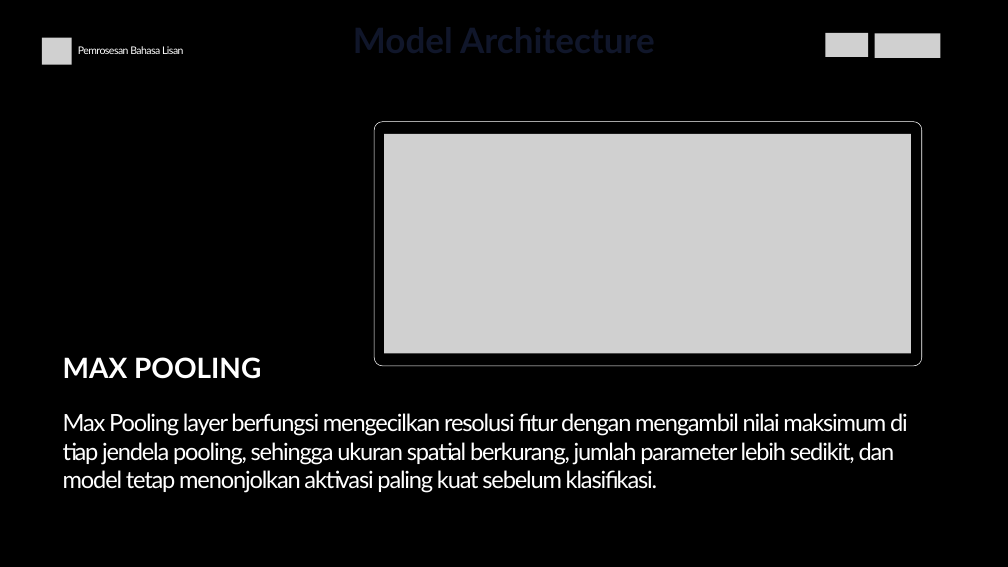
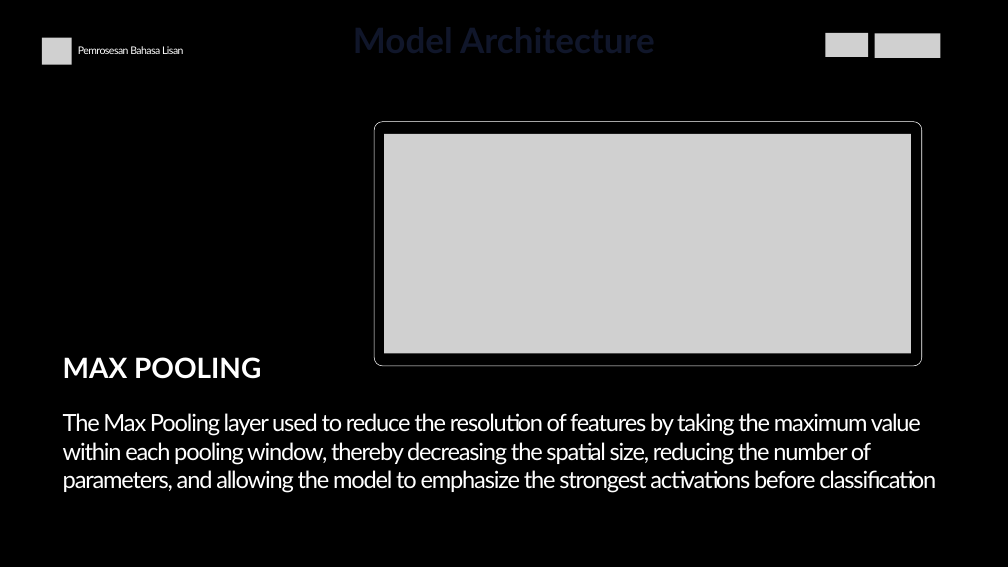
Before and after one commit to dhekmass12/mass-shooting-detector, a slide deck: slide 12 of Mass Shooting Detector.pptx. Drawn at 1008x567 pixels with LibreOffice and Linux fonts; fonts in the diff are those of the drawing; grey boxes stand for pictures. Boxes give left, top, right and bottom in pixels: in the first picture for what was removed or moved away, otherwise in the second. Text is boxed around its words. In the diff, an @@ line names an element or a change of style, - is before the commit and + after.

```diff
--- a/Mass Shooting Detector.pptx
+++ b/Mass Shooting Detector.pptx
@@ text at (x1=63, y1=413, x2=936, y2=493): text changed @@
-Max Pooling layer berfungsi mengecilkan resolusi fitur dengan mengambil nilai maksimum di tiap jendela pooling, sehingga ukuran spatial berkurang, jumlah parameter lebih sedikit, dan model tetap menonjolkan aktivasi paling kuat sebelum klasifikasi.
+The Max Pooling layer used to reduce the resolution of features by taking the maximum value within each pooling window, thereby decreasing the spatial size, reducing the number of parameters, and allowing the model to emphasize the strongest activations before classification
```
Also in this commit, not shown: 10 other slides changed, 1 slide added, 1 slide removed.
